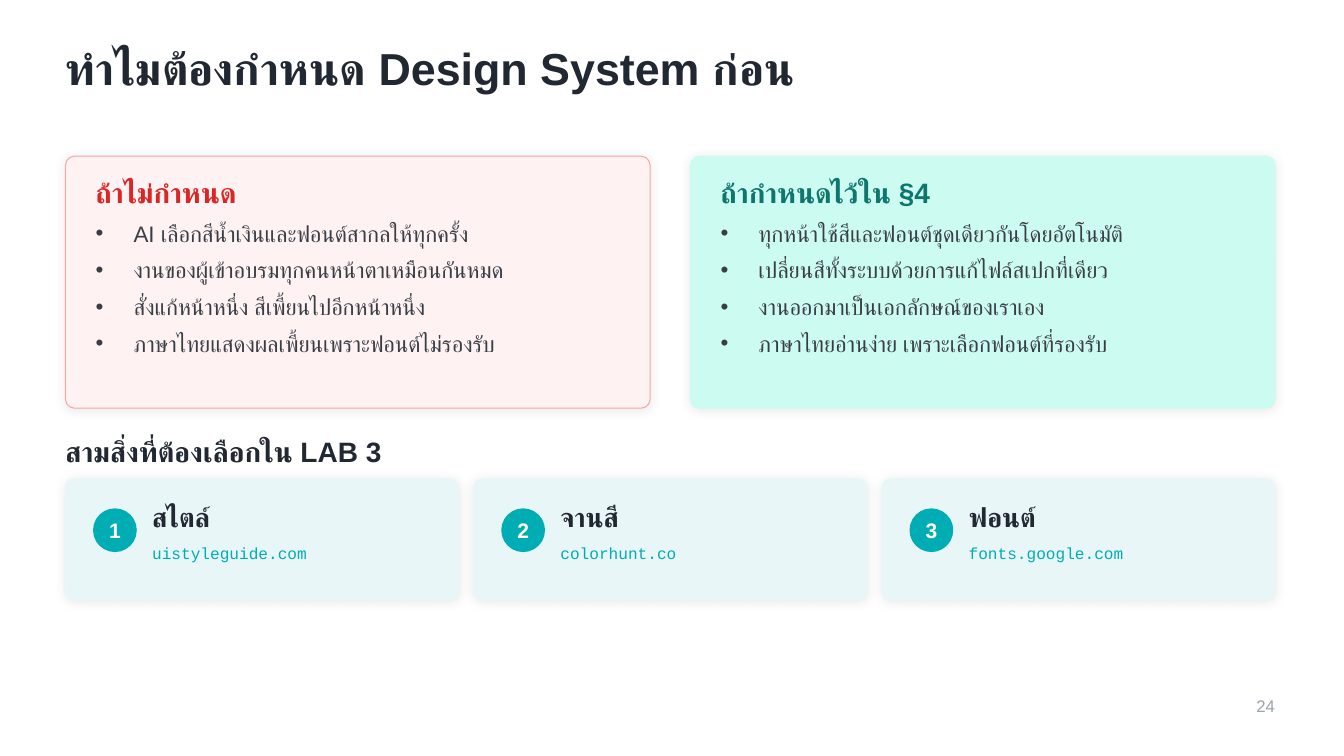
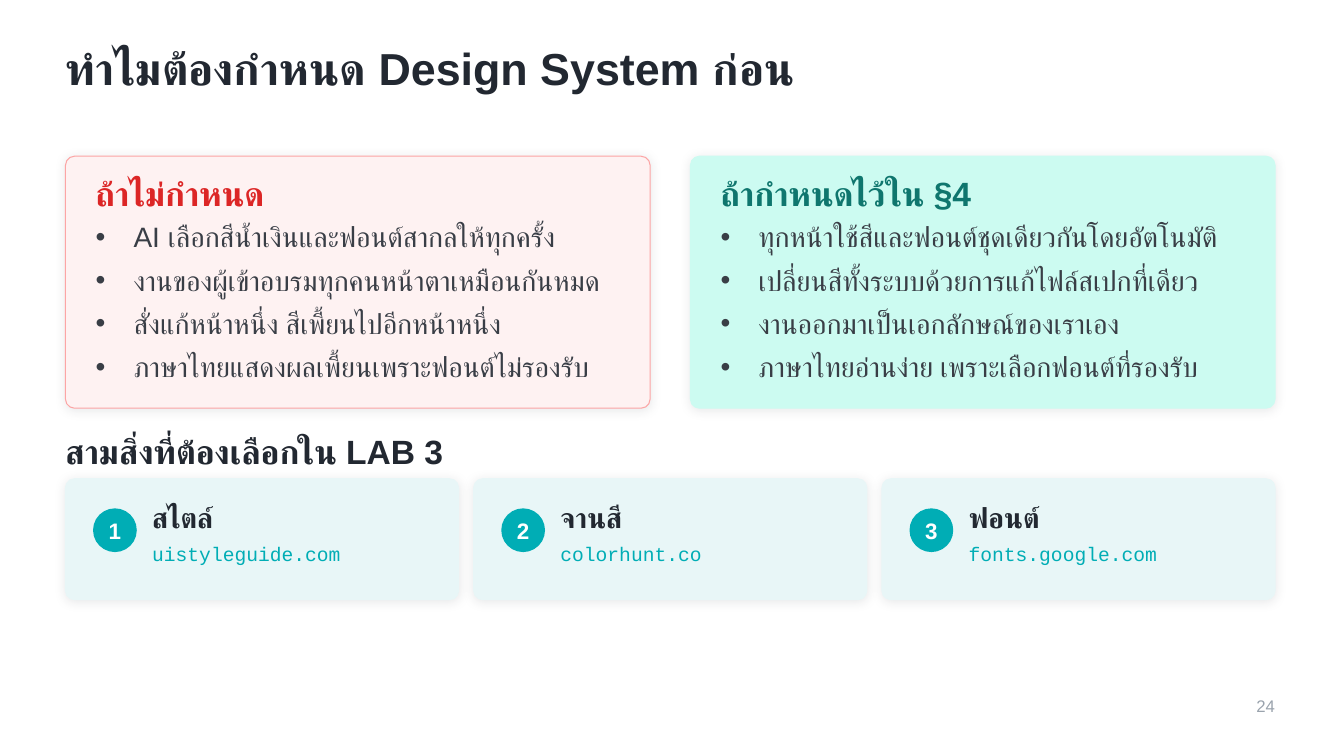
Before and after one commit to dookda/cmu_workshop_antigravity, a slide deck: slide 18 of Funding_Hub_Antigravity_Workshop.pptx (slide 19 before the commit). Drawn at 1344x756 pixels with LibreOffice and Linux fonts; fonts in the diff are those of the drawing. Boxes give left, top, right and bottom in pixels: in the first picture for what was removed or moved away, otherwise in the second. Text is boxed around its words. In the diff, an @@ line names an element or a change of style, - is before the commit and + after.

```diff
--- a/Funding_Hub_Antigravity_Workshop.pptx
+++ b/Funding_Hub_Antigravity_Workshop.pptx
@@ text "AI เลือกสีน้ำเงินและฟอนต์สากลให้ทุกครั้ง" at box(134, 225, 599, 378): size 16 to 20 pt @@
@@ text "ทุกหน้าใช้สีและฟอนต์ชุดเดียวกันโดยอัตโนมัติ" at box(758, 225, 1217, 378): size 16 to 20 pt @@
@@ size 20 to 24 pt in 3 elements at box(96, 180, 265, 207), box(721, 180, 971, 210), box(65, 439, 443, 465) @@
@@ size 19 to 20 pt in 3 elements at box(152, 506, 213, 529), box(560, 506, 621, 529), box(969, 506, 1040, 529) @@
@@ size 11.5 to 14 pt in 3 elements at box(152, 547, 340, 565), box(560, 547, 701, 562), box(969, 547, 1157, 565) @@
```
Also in this commit, not shown: 10 other slides changed, 1 slide removed, 1 other file.
